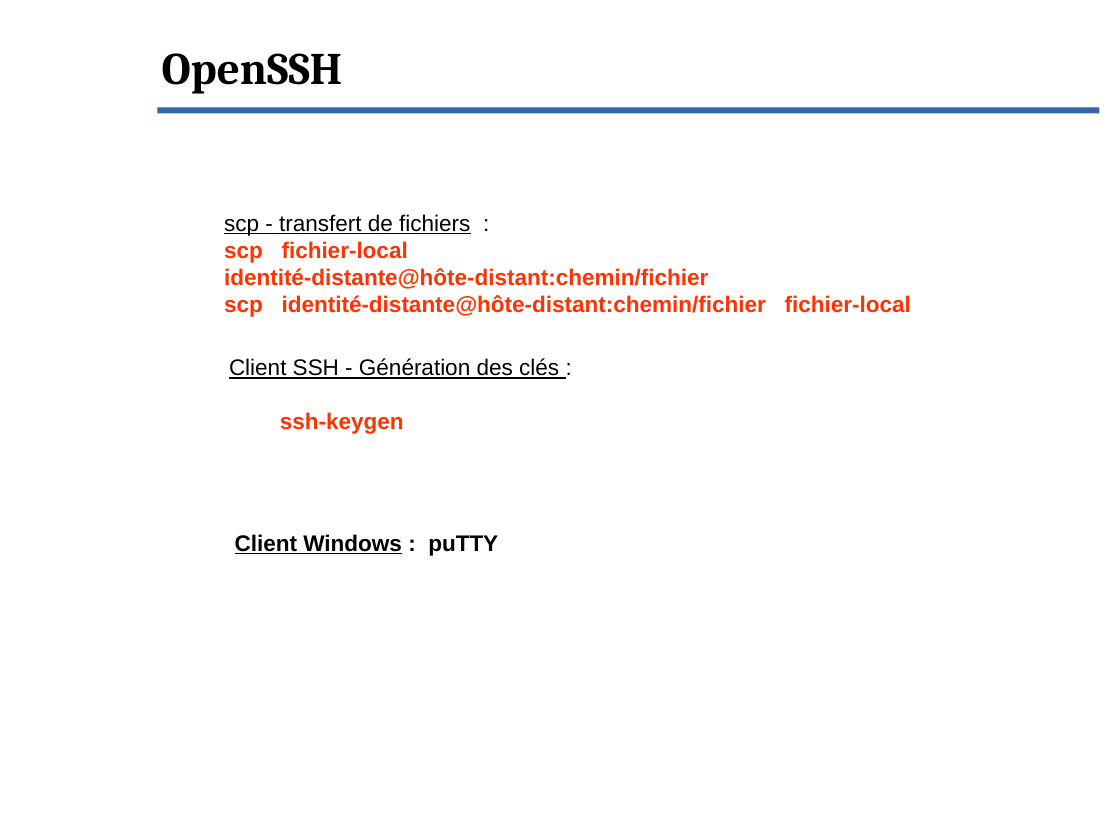
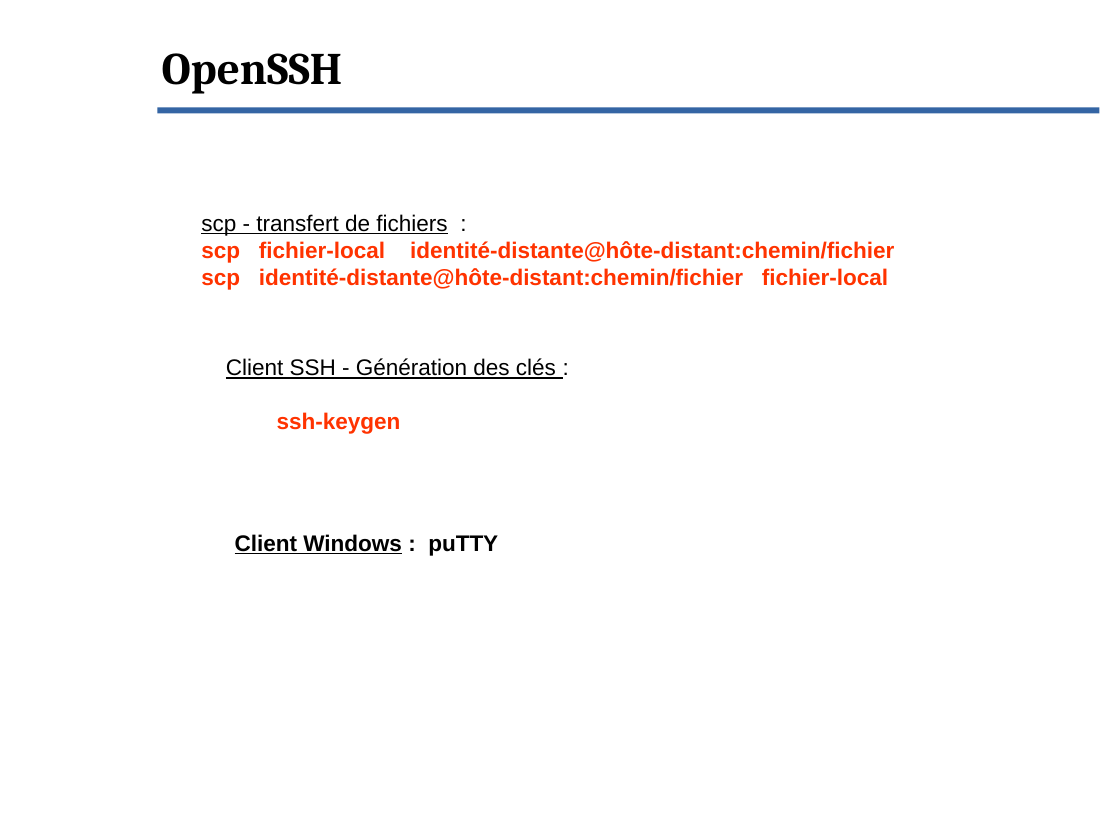
Before and after one commit to Evolix/evoformations, a slide deck: slide 50 of slides/connaissance_unix.odp. Drawn at 1120x840 pixels with LibreOffice and Linux fonts; fonts in the diff are those of the drawing; background and template pictures are left out. Boxes give left, top, right and bottom in pixels: in the first picture for what was removed or moved away, otherwise in the second. Text is boxed around its words. In the diff, an @@ line names an element or a change of style, - is before the commit and + after.

```diff
--- a/slides/connaissance_unix.odp
+++ b/slides/connaissance_unix.odp
@@ text "scp - transfert de fichiers ..." rewrapped from [224, 214, 911, 317] to [201, 214, 894, 290] @@
```
Also in this commit, not shown: 8 other slides changed, 8 other files.
